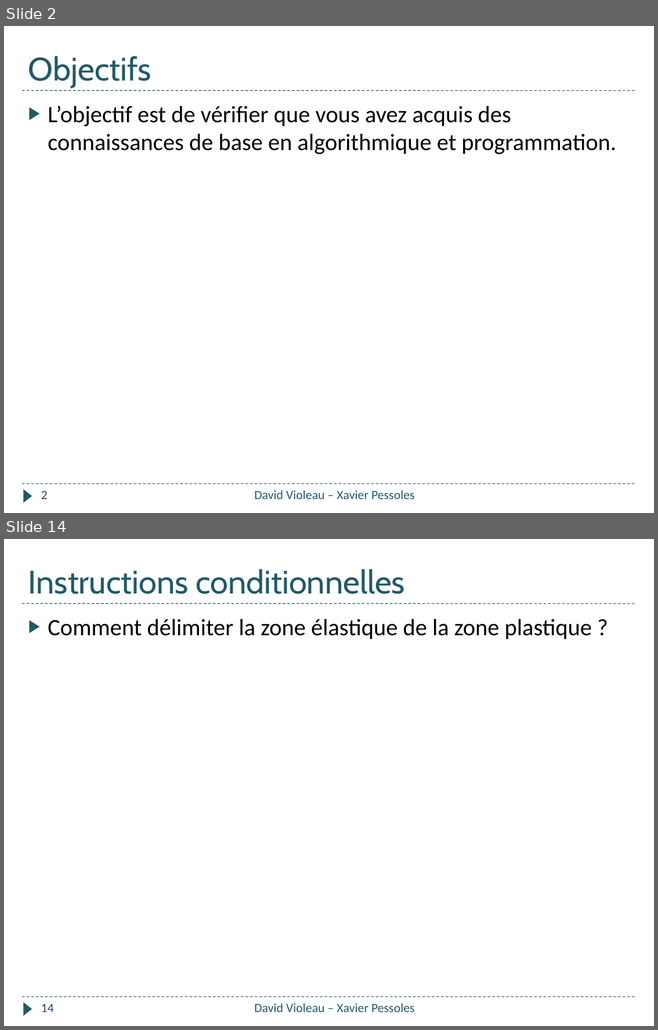
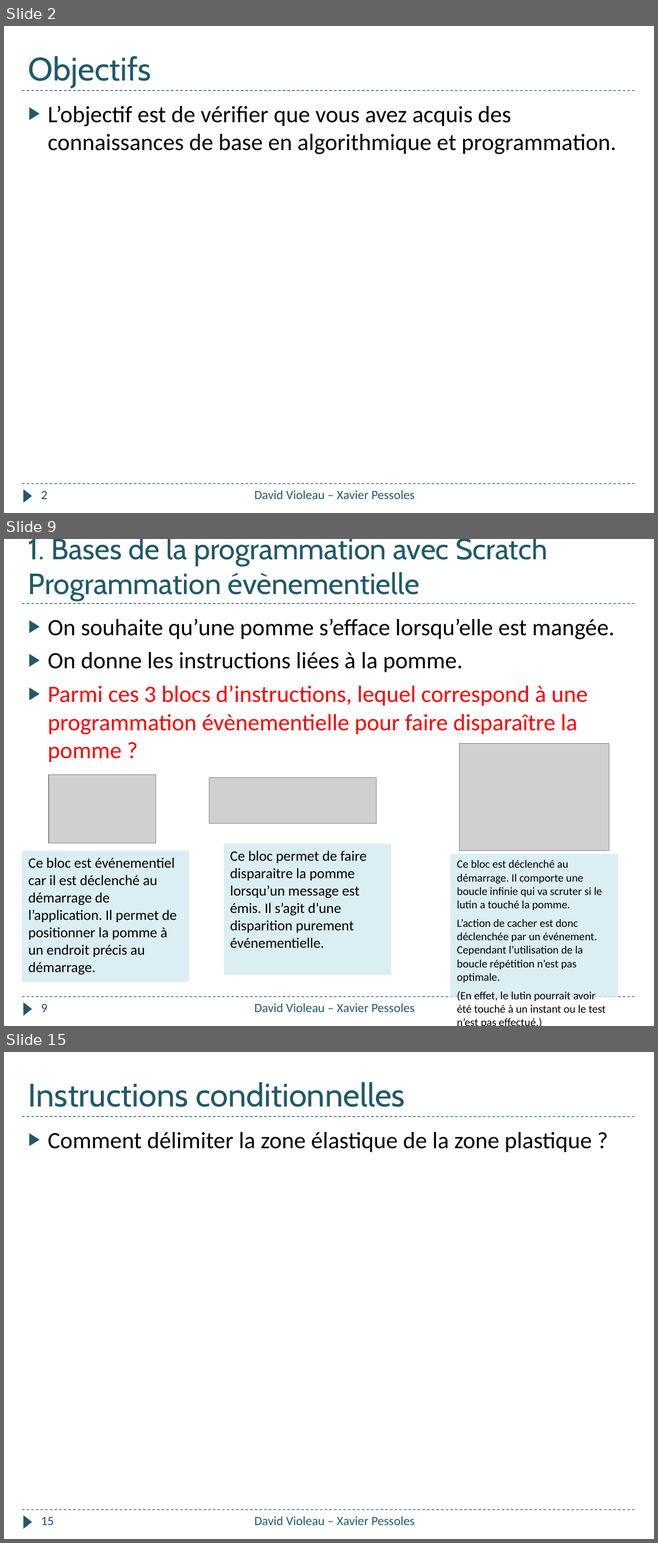
Before and after one commit to xpessoles/Informatique_College, a slide deck: Formation_2018/Quizz_Pomme/Quizz_Pomme.pptx. Shown one above the other, each under a label of ours: slides 2 and 14 before the commit, slides 2, 9 and 15 after it; the slides between them are not shown. The pictures are 658x1030 and 658x1543 pixels, drawn with LibreOffice and Linux fonts; fonts in the diff are those of the drawing; grey boxes stand for pictures. Boxes give left, top, right and bottom in pixels: in the first picture for what was removed or moved away, otherwise in the second. Text is boxed around its words. In the diff, an @@ line names an element or a change of style, - is before the commit and + after.

```diff
--- a/Formation_2018/Quizz_Pomme/Quizz_Pomme.pptx
+++ b/Formation_2018/Quizz_Pomme/Quizz_Pomme.pptx
@@ slide 9 added at box(4, 539, 654, 1026), background #FFFFFF; not listed: 3 template elements that a slide beside it also shows @@
@@ title added at box(28, 539, 547, 600), 32.4 pt, text #215968 @@
+1. Bases de la programmation avec Scratch
+Programmation évènementielle
@@ text added at box(48, 618, 614, 762), 26 pt, text #FF0000 @@
+▶ On souhaite qu’une pomme s’efface lorsqu’elle est mangée.
+▶ On donne les instructions liées à la pomme.
+▶ Parmi ces 3 blocs d’instructions, lequel correspond à une programmation évènementielle pour faire disparaître la pomme ?
@@ picture added at box(459, 744, 609, 851) @@
@@ picture added at box(49, 775, 155, 843) @@
@@ picture added at box(209, 777, 376, 823) @@
@@ rectangle added at box(22, 851, 190, 982), fill #DBEEF4, 16 pt, text #000000 @@
+Ce bloc est événementiel car il est déclenché au démarrage de l’application. Il permet de positionner la pomme à un endroit précis au démarrage.
@@ rectangle added at box(224, 843, 391, 975), fill #DBEEF4, 16 pt, text #000000 @@
+Ce bloc permet de faire disparaitre la pomme lorsqu’un message est émis. Il s’agit d’une disparition purement événementielle.
@@ rectangle added at box(450, 854, 618, 997), fill #DBEEF4, 12.4 pt, text #000000 @@
+Ce bloc est déclenché au démarrage. Il comporte une boucle infinie qui va scruter si le lutin a touché la pomme.
+L’action de cacher est donc déclenchée par un événement. Cependant l’utilisation de la boucle répétition n’est pas optimale.
+(En effet, le lutin pourrait avoir été touché à un instant ou le test n’est pas effectué.)
@@ page number added at box(41, 1004, 48, 1012), 14 pt, text #1F497D @@
+9
@@ text added at box(254, 1004, 415, 1012), 14 pt, text #215968 @@
+David Violeau – Xavier Pessoles
@@ what was slide 14 is now slide 15 @@
@@ page number at box(41, 1517, 54, 1525): text changed @@
-14
+15
```
Also in this commit, not shown: 11 slides changed, 1 other file.
